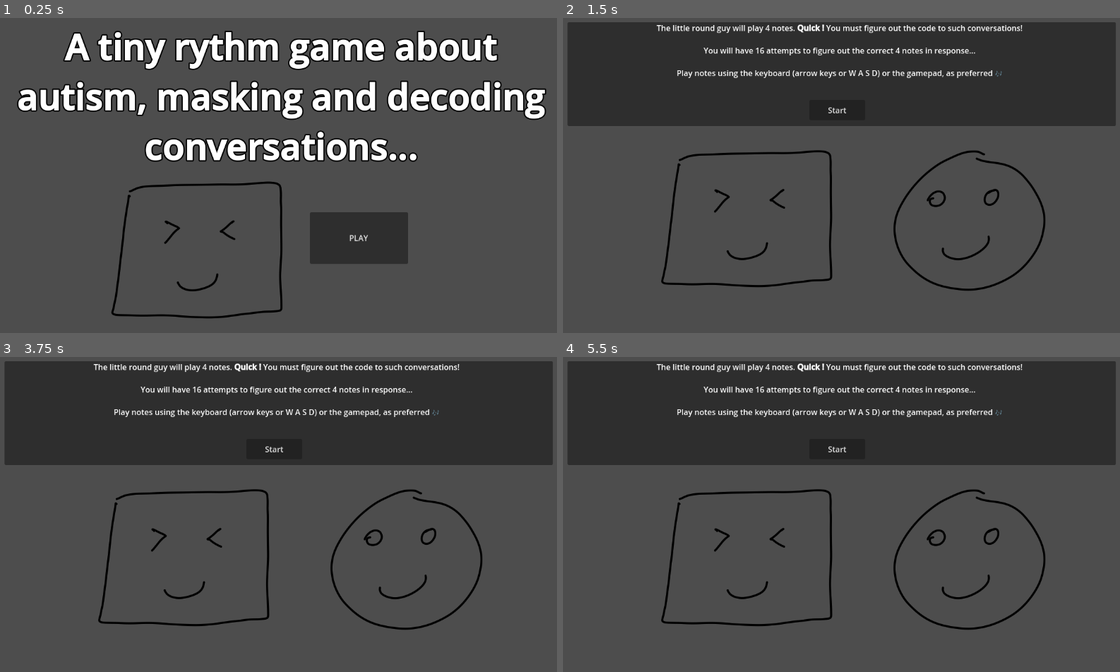
Above: before the commit, frames 1-4 (two rows, left to right).
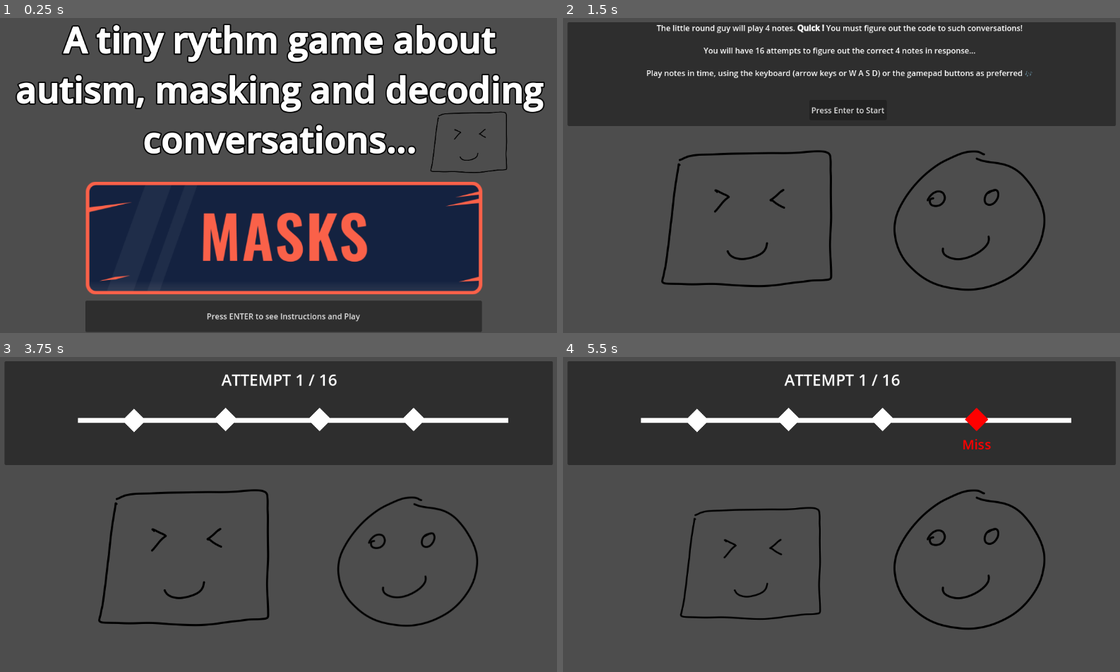
Above: after the commit, the same moments.

Repository: edralzar/gwj-86
Game: Godot game, scene res://LoadingScreen.tscn
Same seed, same stepped clock (60 frames per second), same inputs: the game is played once before the commit and once after it. Sound files missing from this copy of the repository are replaced by a short silence.
Inputs:
- Up to frame 1 (0.25 s): no input
- Up to frame 2 (1.5 s): click "PLAY" (after the commit: "Press ENTER to see Instructio…") at 0.5 s; click "Start" (after the commit: "Press Enter to Start") at 1.25 s
- Up to frame 3 (3.75 s): click "Start" (after the commit: "Press Enter to Start") at 2 s; click "Start" (after the commit: "Press Enter to Start") at 2.75 s; tap Enter at 3.5 s; tap A (Note1) at 3.6 s
- Up to frame 4 (5.5 s): tap D (Note2) at 4.35 s; tap W (Note3) at 5.1 s

The runs differ from the first frame. In frame 1, 47% of the frame differs, in the area x 2-99%, y 1-100%; in frame 2, 0.7%; in frame 3, 5.1%; in frame 4, 5.3%.

Commit message:
Rework loading screen, ENTER shortcut for buttons

Diff:
--- a/LoadingScreen.tscn
+++ b/LoadingScreen.tscn
@@ -1,7 +1,8 @@
-[gd_scene load_steps=5 format=3 uid="uid://fjtxoir7ihkg"]
+[gd_scene load_steps=8 format=3 uid="uid://fjtxoir7ihkg"]
 
 [ext_resource type="Script" uid="uid://cw6avvoxpumgb" path="res://loading_screen.gd" id="1_dhqi2"]
 [ext_resource type="PackedScene" uid="uid://dsed6rjvxprh6" path="res://Player.tscn" id="1_ghsbh"]
+[ext_resource type="Texture2D" uid="uid://dcd1tg3645t7g" path="res://assets/86-Masks-768x219.png" id="3_2ij24"]
 
 [sub_resource type="FontVariation" id="FontVariation_dhqi2"]
 variation_embolden = 0.67
@@ -12,27 +13,43 @@
 outline_size = 10
 outline_color = Color(0, 0, 0, 1)
 
+[sub_resource type="InputEventAction" id="InputEventAction_2ij24"]
+action = &"ui_accept"
+
+[sub_resource type="Shortcut" id="Shortcut_acls4"]
+events = [SubResource("InputEventAction_2ij24")]
+
 [node name="Node2D" type="Node2D"]
 script = ExtResource("1_dhqi2")
 
 [node name="Label" type="Label" parent="."]
-offset_left = 8.0
-offset_top = 14.0
-offset_right = 1150.0
-offset_bottom = 419.0
+offset_right = 1153.0
+offset_bottom = 1017.0
 text = "A tiny rythm game about autism, masking and decoding conversations..."
 label_settings = SubResource("LabelSettings_2ij24")
 horizontal_alignment = 1
 autowrap_mode = 2
 
+[node name="86Masks768x219" type="Sprite2D" parent="."]
+position = Vector2(586, 454)
+scale = Vector2(1.0542239, 1.0542239)
+texture = ExtResource("3_2ij24")
+
 [node name="Player" parent="." instance=ExtResource("1_ghsbh")]
-position = Vector2(419, 480)
+position = Vector2(968.00006, 259)
+scale = Vector2(0.4488942, 0.4488942)
 
 [node name="Button" type="Button" parent="."]
-offset_left = 639.0
-offset_top = 401.0
-offset_right = 839.0
-offset_bottom = 507.0
-text = "PLAY"
+anchors_preset = -1
+anchor_right = 0.5
+anchor_bottom = 1.0
+offset_left = 180.0
+offset_top = 582.0
+offset_right = 990.0
+offset_bottom = 646.0
+grow_horizontal = 2
+grow_vertical = 0
+shortcut = SubResource("Shortcut_acls4")
+text = "Press ENTER to see Instructions and Play"
 
 [connection signal="pressed" from="Button" to="." method="_on_button_pressed"]
--- a/scene_1.tscn
+++ b/scene_1.tscn
@@ -13,6 +13,12 @@
 
 [sub_resource type="LabelSettings" id="LabelSettings_t0rxu"]
 font_size = 32
+
+[sub_resource type="InputEventAction" id="InputEventAction_t0rxu"]
+action = &"ui_accept"
+
+[sub_resource type="Shortcut" id="Shortcut_2fno3"]
+events = [SubResource("InputEventAction_t0rxu")]
 
 [node name="Scene1" type="Node2D"]
 position = Vector2(98, 72)
@@ -96,7 +102,8 @@
 offset_top = 159.0
 offset_right = 608.0
 offset_bottom = 200.0
-text = "Start"
+shortcut = SubResource("Shortcut_2fno3")
+text = "Press Enter to Start"
 
 [node name="Instructions" type="RichTextLabel" parent="Panel"]
 layout_mode = 0
@@ -108,7 +115,7 @@
 
 You will have {ATTEMPTS} attempts to figure out the correct {RESPONSES} notes in response...
 
-Play notes using the keyboard (arrow keys or [b][code]W A S D[/code][/b]) or the gamepad, as preferred 🎶"
+Play notes in time, using the keyboard (arrow keys or [b][code]W A S D[/code][/b]) or the gamepad buttons as preferred 🎶"
 fit_content = true
 autowrap_mode = 0
 shortcut_keys_enabled = false
Binary file added: assets/86-Masks-768x219.png
Not shown, added: assets/86-Masks-768x219.png.import
Not shown: 1 places in scene_1.tscn that only renumber resources
